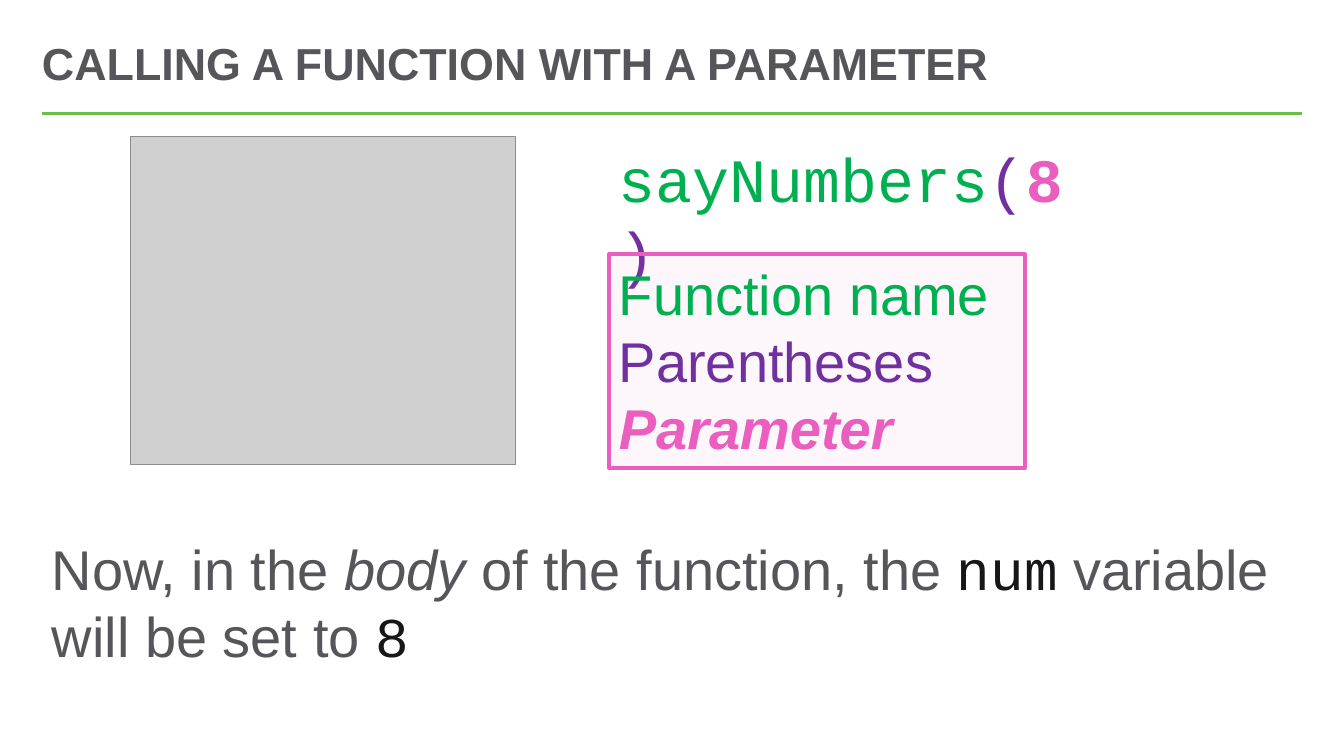
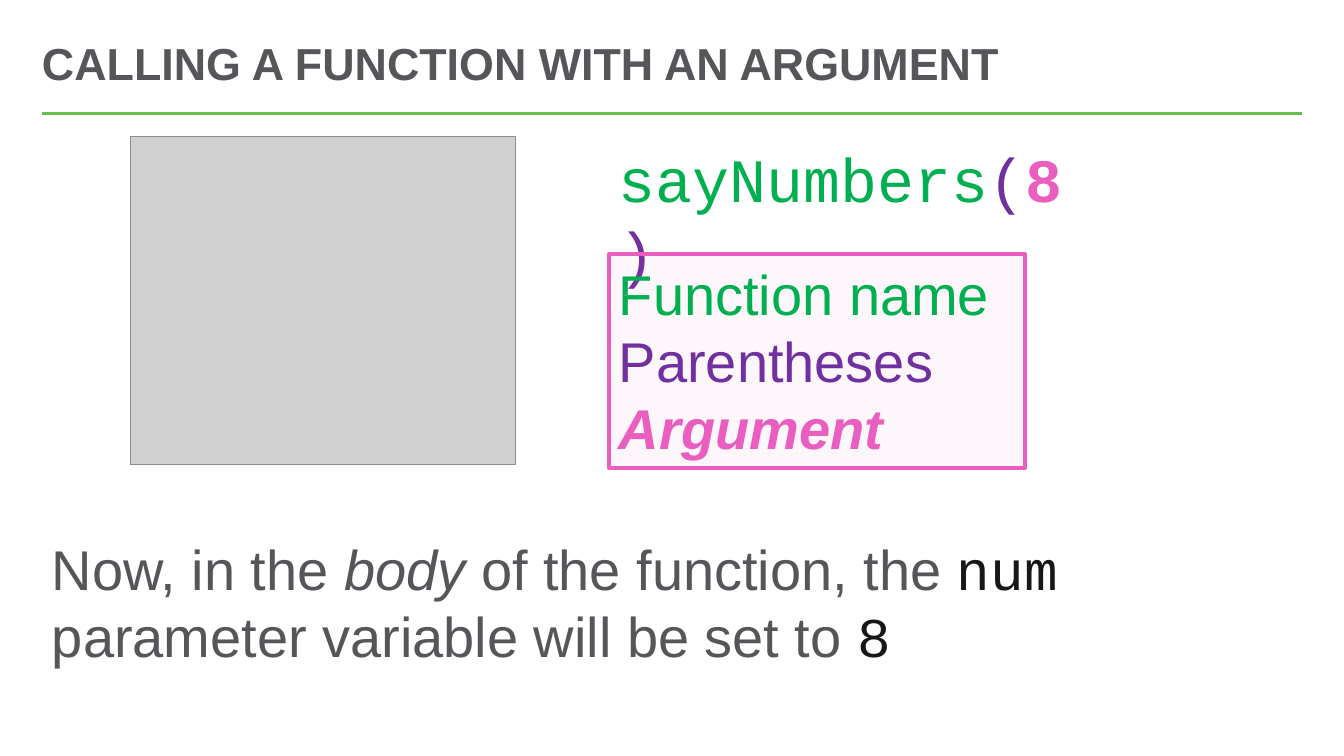
Before and after one commit to hytechclub/web-102, a slide deck: slide 8 of Week08/FunctionParameters.pptx. Drawn at 1344x756 pixels with LibreOffice and Linux fonts; fonts in the diff are those of the drawing; grey boxes stand for pictures. Boxes give left, top, right and bottom in pixels: in the first picture for what was removed or moved away, otherwise in the second. Text is boxed around its words. In the diff, an @@ line names an element or a change of style, - is before the commit and + after.

```diff
--- a/Week08/FunctionParameters.pptx
+++ b/Week08/FunctionParameters.pptx
@@ title at [42,48,999,81]: text changed @@
-CALLING A FUNCTION WITH A PARAMETER
+CALLING A FUNCTION WITH AN ARGUMENT
@@ text in rectangle at [619,410,883,459]: text changed @@
-Parameter
+Argument
@@ text at [52,549,1058,667]: text changed @@
-Now, in the body of the function, the num variable will be set to 8
+Now, in the body of the function, the num parameter variable will be set to 8
```
Also in this commit, not shown: 6 other slides changed, 5 slides added.
